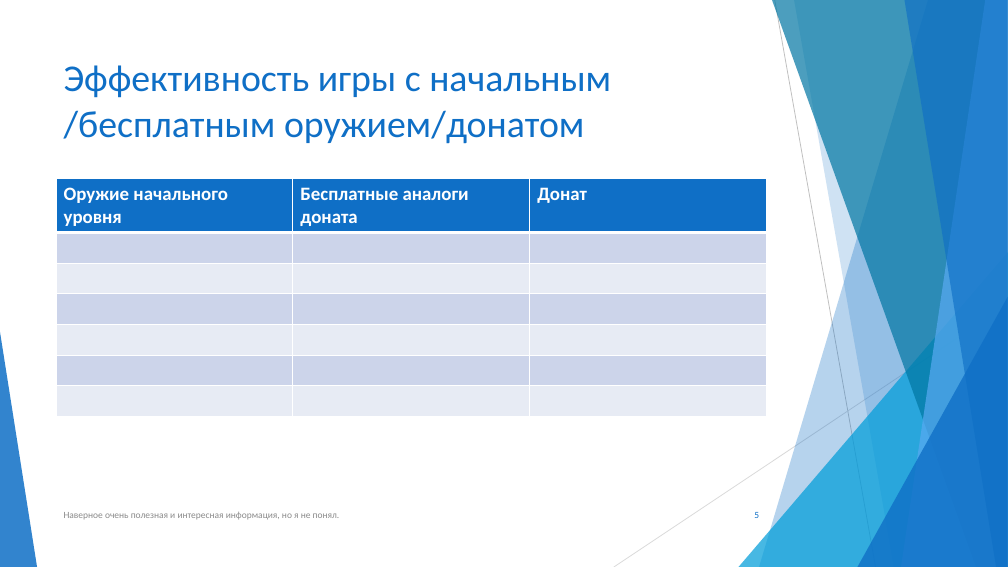
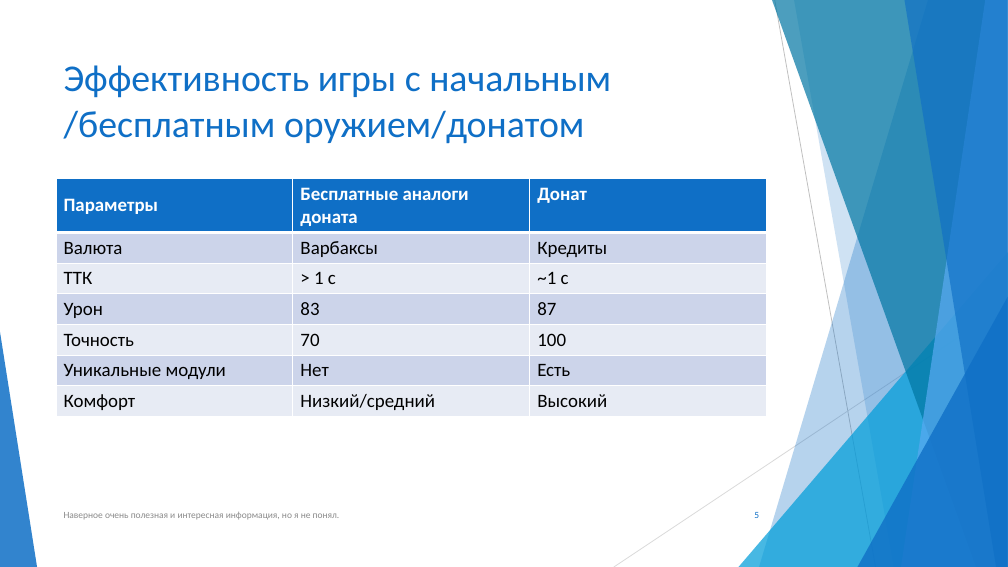
Before and after one commit to R41NB0W-D4SH/Infa_Lab_Work_2nd_semestr, a slide deck: slide 5 of Презентация Microsoft PowerPoint.pptx. Drawn at 1008x567 pixels with LibreOffice and Linux fonts; fonts in the diff are those of the drawing. Boxes give left, top, right and bottom in pixels: in the first picture for what was removed or moved away, otherwise in the second. Text is boxed around its words. In the diff, an @@ line names an element or a change of style, - is before the commit and + after.

```diff
--- a/Презентация Microsoft PowerPoint.pptx
+++ b/Презентация Microsoft PowerPoint.pptx
@@ table at [56, 178, 766, 414] @@
-row 1, column 1: Оружие начального уровня
+row 1, column 1: Параметры
-row 2:  |  | 
+row 2: Валюта | Варбаксы | Кредиты
-row 3:  |  | 
+row 3: ТТК | > 1 c | ~1 с
-row 4:  |  | 
+row 4: Урон | 83 | 87
-row 5:  |  | 
+row 5: Точность | 70 | 100
-row 6:  |  | 
+row 6: Уникальные модули | Нет | Есть
-row 7:  |  | 
+row 7: Комфорт | Низкий/средний | Высокий
```
Also in this commit, not shown: 1 other slide changed, 1 slide added.
